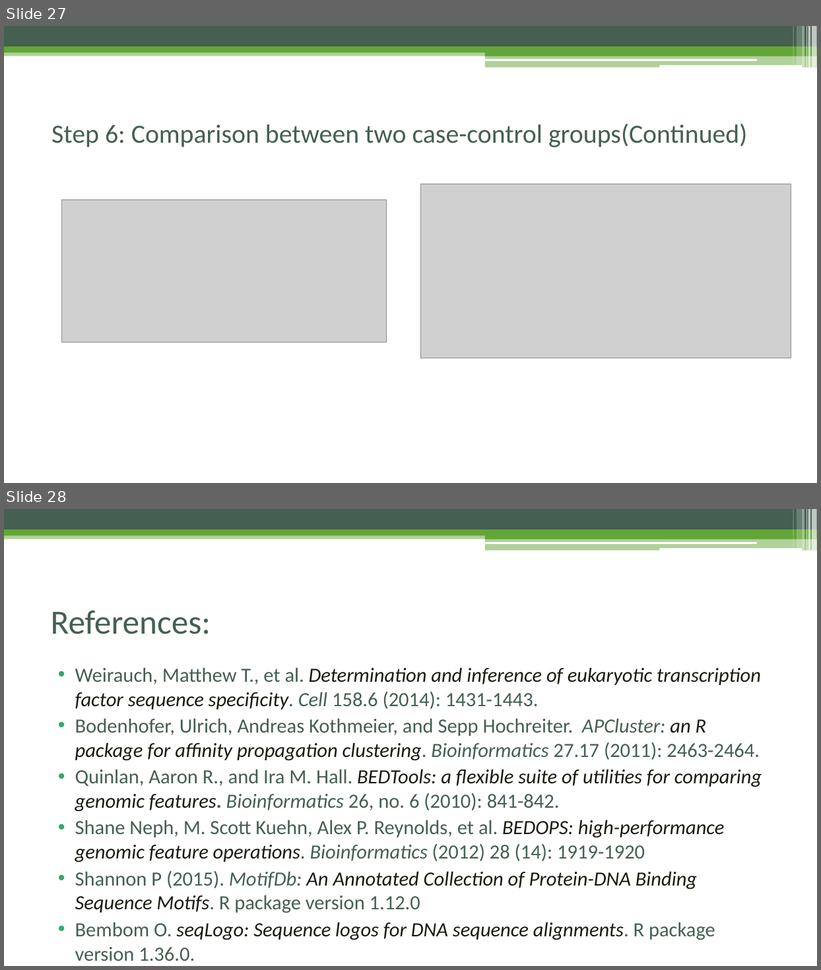
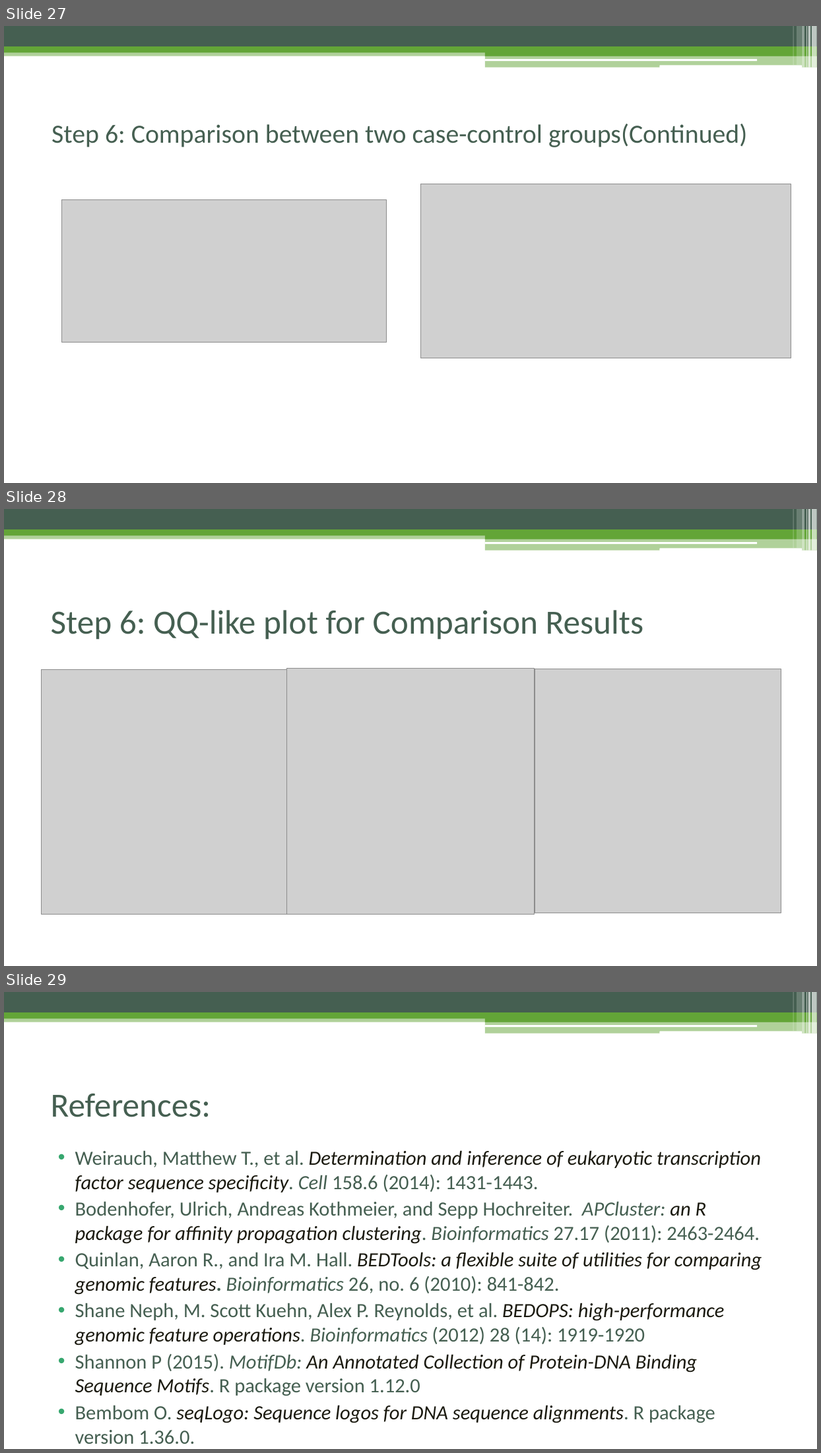
Before and after one commit to Danko-Lab/rtfbs_db, a slide deck: rtfbsdb-tutorial.pptx. Shown one above the other, each under a label of ours: slides 27 and 28 before the commit, slides 27, 28 and 29 after it. The pictures are 821x970 and 821x1453 pixels, drawn with LibreOffice and Linux fonts; fonts in the diff are those of the drawing; grey boxes stand for pictures. Boxes give left, top, right and bottom in pixels: in the first picture for what was removed or moved away, otherwise in the second. Text is boxed around its words. In the diff, an @@ line names an element or a change of style, - is before the commit and + after.

Commit message:
QQ-like plot updated

```diff
--- a/rtfbsdb-tutorial.pptx
+++ b/rtfbsdb-tutorial.pptx
@@ slide 28 added at [4,509,817,966], background #FFFFFF; not listed: 13 template elements that a slide beside it also shows @@
@@ title added at [51,610,644,640], 40 pt, text #455F51 @@
+Step 6: QQ-like plot for Comparison Results
@@ picture added at [41,670,287,915] @@
@@ picture added at [287,668,534,914] @@
@@ picture added at [535,669,781,914] @@
@@ what was slide 28 is now slide 29 @@
```
Also in this commit, not shown: 1 other file.
